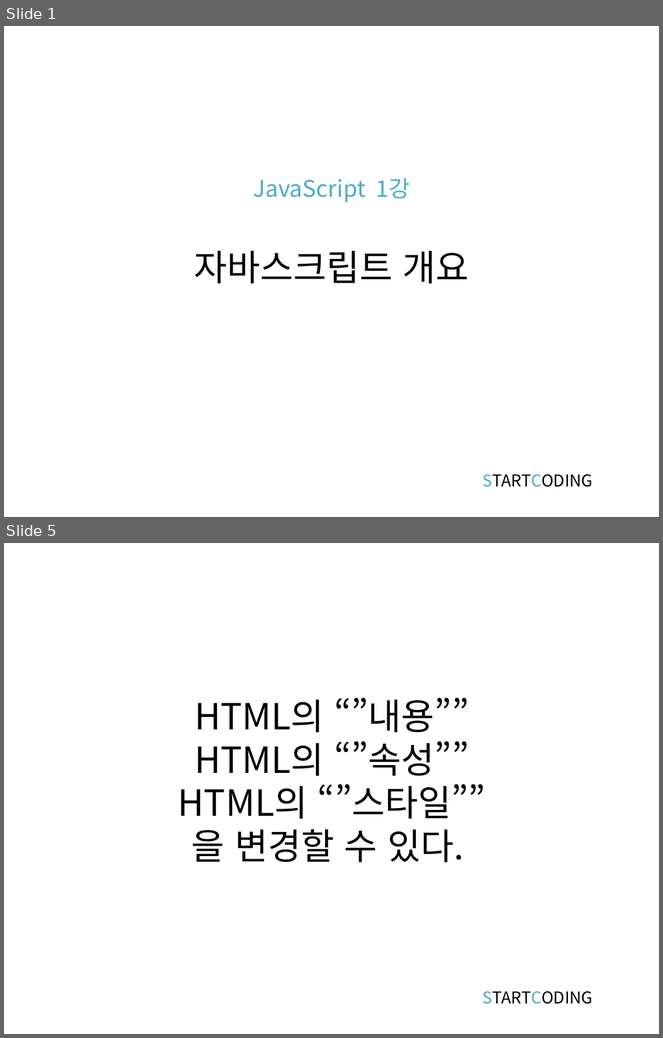
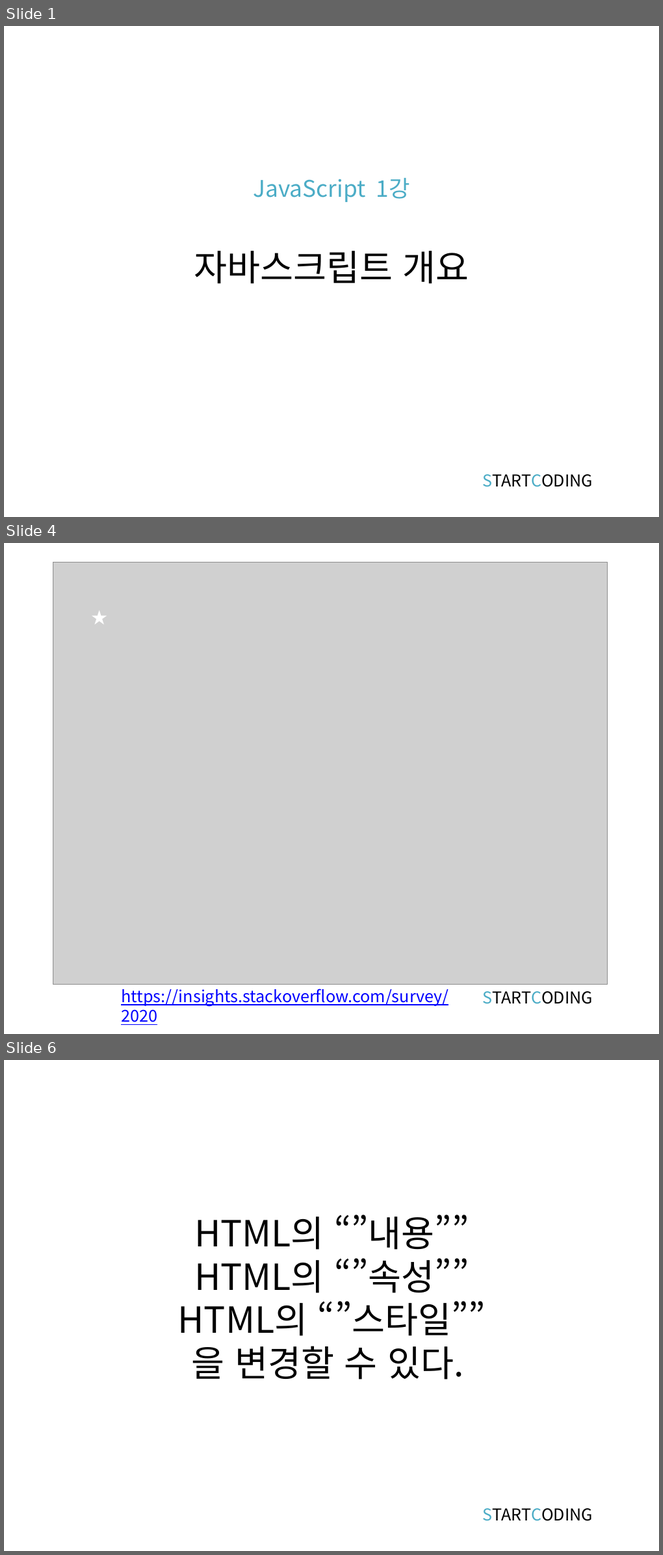
Before and after one commit to kwonkijun/web, a slide deck: 프론트엔드기초(PPT)/JAVASCRIPT 1강_개요.pptx. Shown one above the other, each under a label of ours: slides 1 and 5 before the commit, slides 1, 4 and 6 after it; the slides between them are not shown. The pictures are 663x1038 and 663x1555 pixels, drawn with LibreOffice and Linux fonts; fonts in the diff are those of the drawing; grey boxes stand for pictures. Boxes give left, top, right and bottom in pixels: in the first picture for what was removed or moved away, otherwise in the second. Text is boxed around its words. In the diff, an @@ line names an element or a change of style, - is before the commit and + after.

```diff
--- a/프론트엔드기초(PPT)/JAVASCRIPT 1강_개요.pptx
+++ b/프론트엔드기초(PPT)/JAVASCRIPT 1강_개요.pptx
@@ slide 4 added at (4,543,659,1034), background #FFFFFF @@
@@ picture added at (53,562,607,984) @@
@@ text added at (85,605,114,631), 18 pt, text #FFFFFF @@
+★
@@ text added at (121,989,449,1025), 18 pt, text #0000FF, underline @@
+https://insights.stackoverflow.com/survey/2020
@@ text added at (482,991,593,1005), 18 pt, text #000000 @@
+STARTCODING
@@ what was slide 5 is now slide 6 @@
```
Also in this commit, not shown: 3 slides changed, 3 other files.
